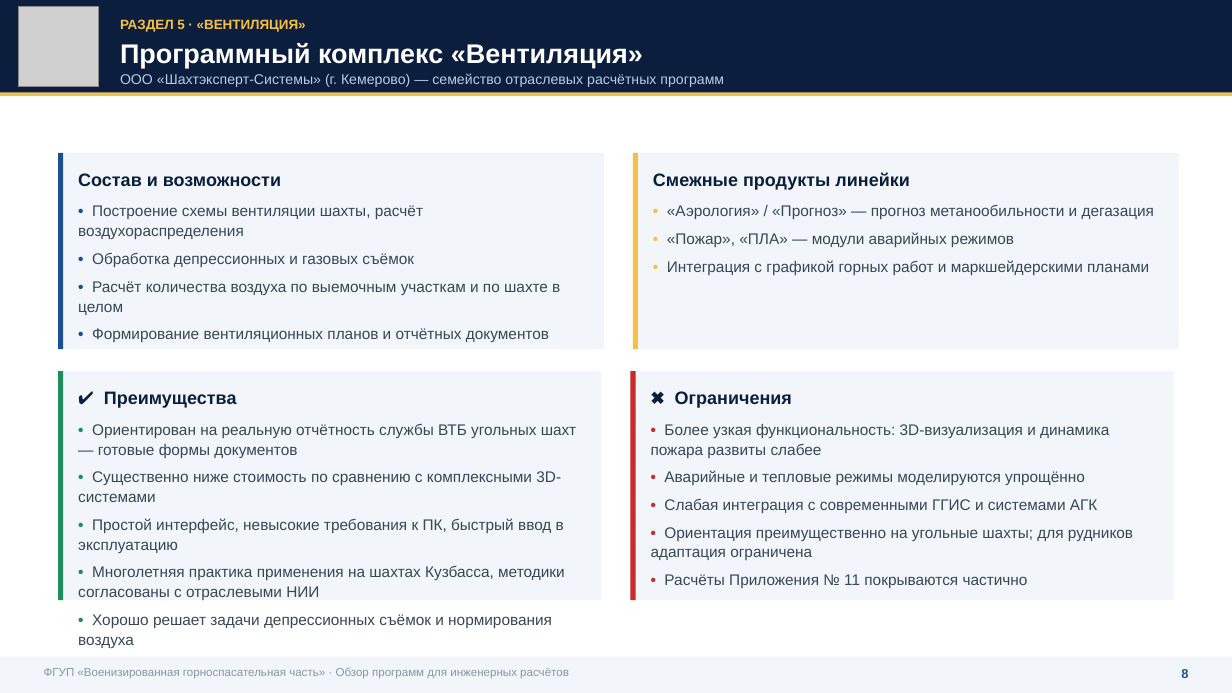
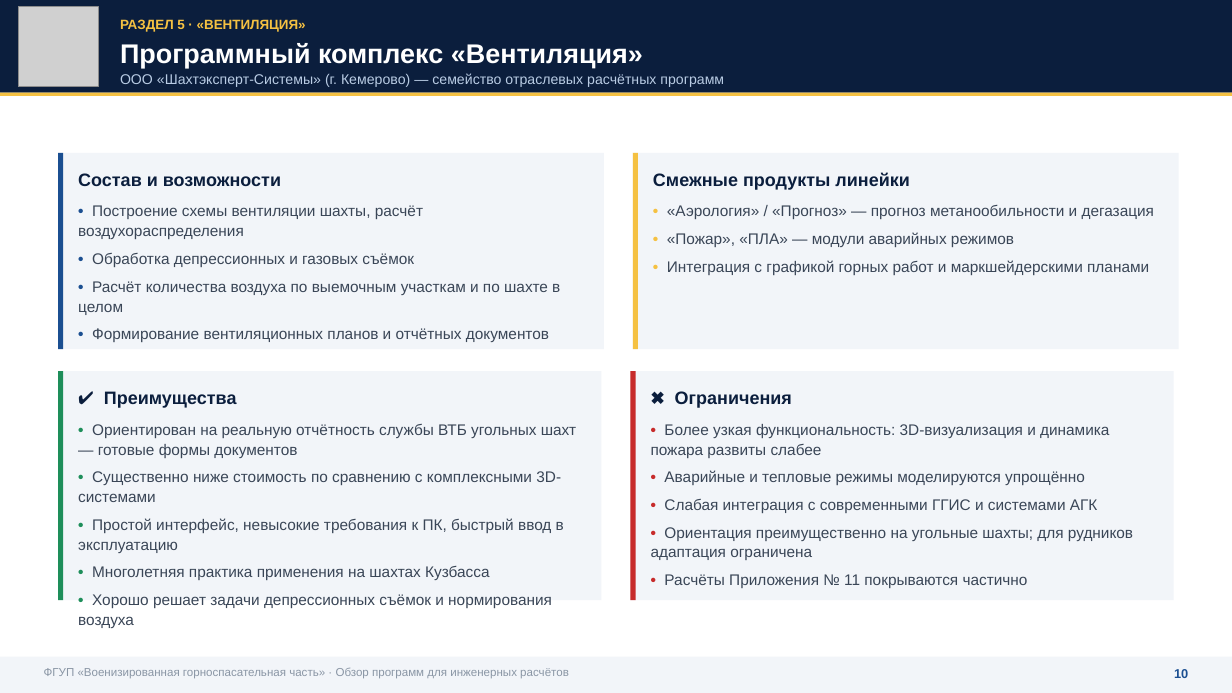
Before and after one commit to pvsistema/ventilation-system-design, a slide deck: slide 11 of public/VGSCH-doklad-PO-inzhenernye-raschety.pptx (slide 9 before the commit). Drawn at 1232x693 pixels with LibreOffice and Linux fonts; fonts in the diff are those of the drawing; grey boxes stand for pictures. Boxes give left, top, right and bottom in pixels: in the first picture for what was removed or moved away, otherwise in the second. Text is boxed around its words. In the diff, an @@ line names an element or a change of style, - is before the commit and + after.

```diff
--- a/public/VGSCH-doklad-PO-inzhenernye-raschety.pptx
+++ b/public/VGSCH-doklad-PO-inzhenernye-raschety.pptx
@@ text at bbox=[92, 566, 489, 580]: text changed @@
-• Многолетняя практика применения на шахтах Кузбасса, методики согласованы с отраслевыми НИИ
+• Многолетняя практика применения на шахтах Кузбасса
@@ text at bbox=[1174, 669, 1188, 678]: text changed @@
-8
+10
```
Also in this commit, not shown: 17 other slides changed, 3 slides added, 1 slide removed.
